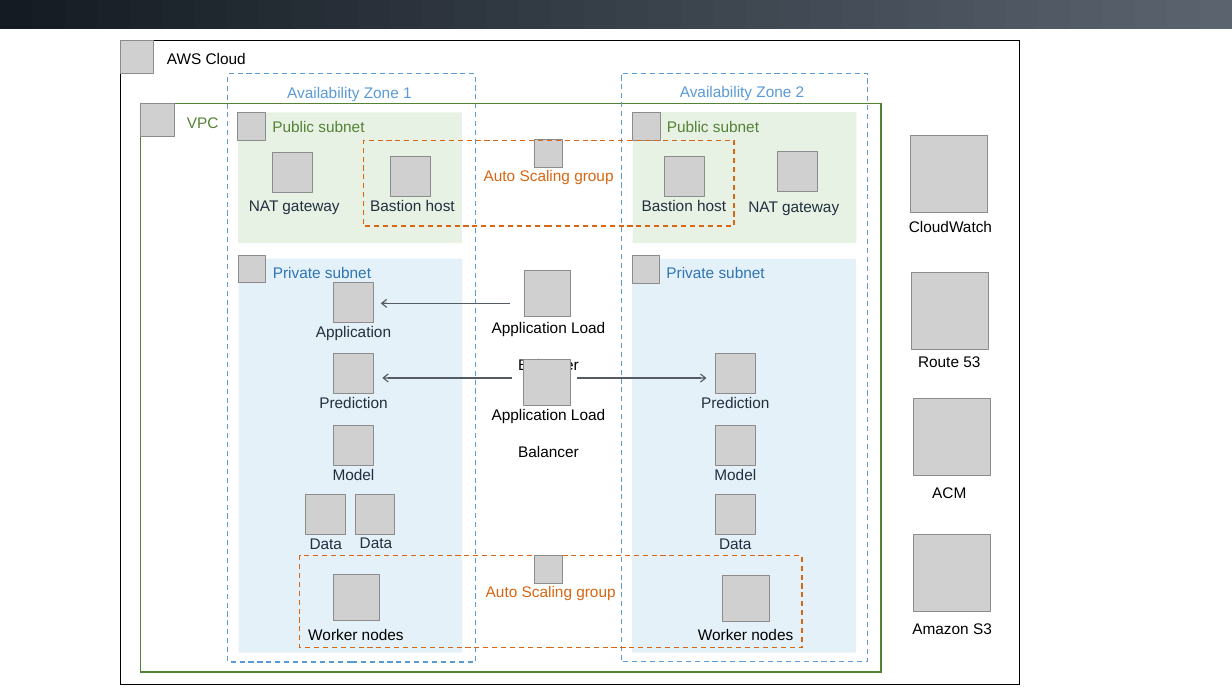
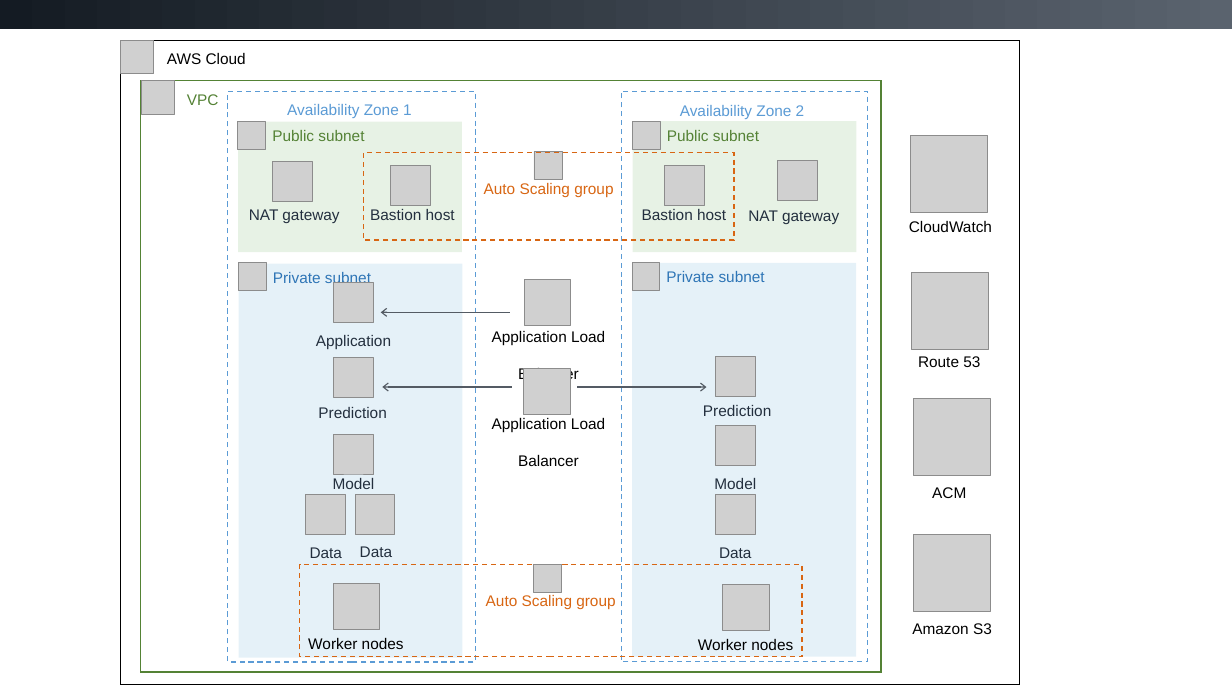
Before and after one commit to tushar-datarobot/quickstart-data-robot-automl-platform, a slide deck: slide 1 of docs/images/data-robot-architecture-diagram.pptx. Drawn at 1232x693 pixels with LibreOffice and Linux fonts; fonts in the diff are those of the drawing; grey boxes stand for pictures. Boxes give left, top, right and bottom in pixels: in the first picture for what was removed or moved away, otherwise in the second. Text is boxed around its words. In the diff, an @@ line names an element or a change of style, - is before the commit and + after.

```diff
--- a/docs/images/data-robot-architecture-diagram.pptx
+++ b/docs/images/data-robot-architecture-diagram.pptx
@@ rectangle "VPC": place and size @@
-rectangle "VPC" at <box>140,104,881,672</box>
+rectangle "VPC" at <box>140,80,881,672</box>
@@ picture: place and size @@
-picture at <box>140,104,174,137</box>
+picture at <box>141,81,175,115</box>
@@ rectangle "Availability Zone 1": place and size @@
-rectangle "Availability Zone 1" at <box>228,74,476,663</box>
+rectangle "Availability Zone 1" at <box>228,91,476,663</box>
@@ rectangle "Availability Zone 2": place and size @@
-rectangle "Availability Zone 2" at <box>621,73,867,662</box>
+rectangle "Availability Zone 2" at <box>621,91,867,662</box>
@@ 2 pictures, 2 rectangles: place and size @@
-2 pictures, 2 rectangles at <box>238,256,856,653</box>
+2 pictures, 2 rectangles at <box>238,263,856,657</box>
@@ 16 texts, 14 pictures, 4 rectangles, 3 arrows: place and size @@
-16 texts, 14 pictures, 4 rectangles, 3 arrows at <box>238,112,857,648</box>
+16 texts, 14 pictures, 4 rectangles, 3 arrows at <box>238,121,857,657</box>
```
Also in this commit, not shown: 1 other file.
